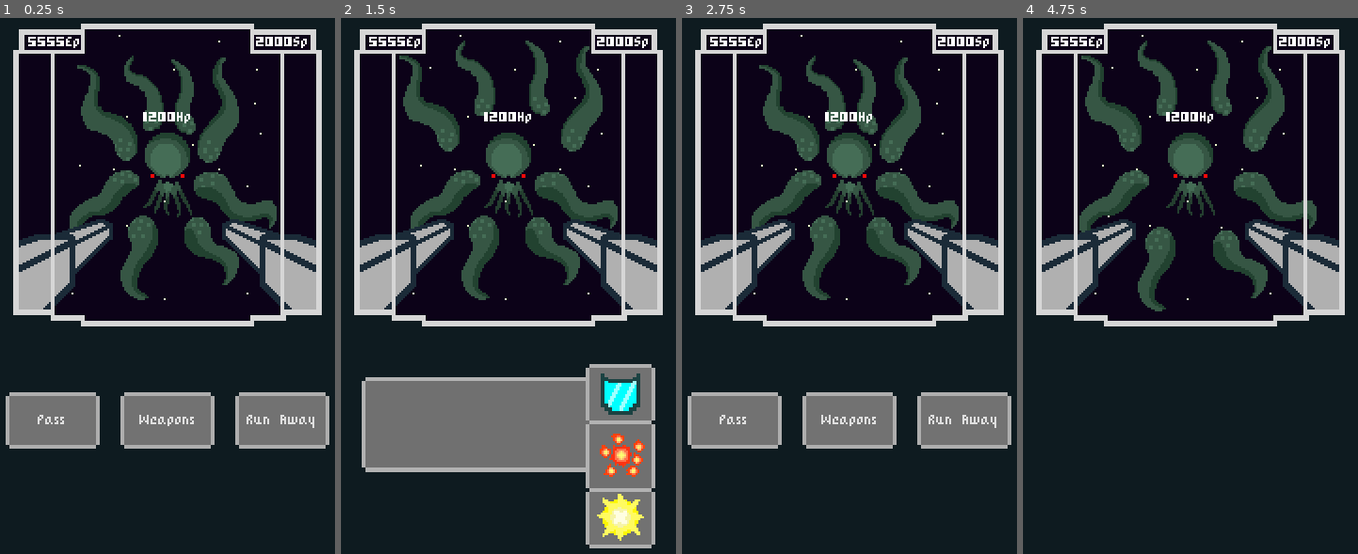
Above: before the commit, frames 1-4 (left to right).
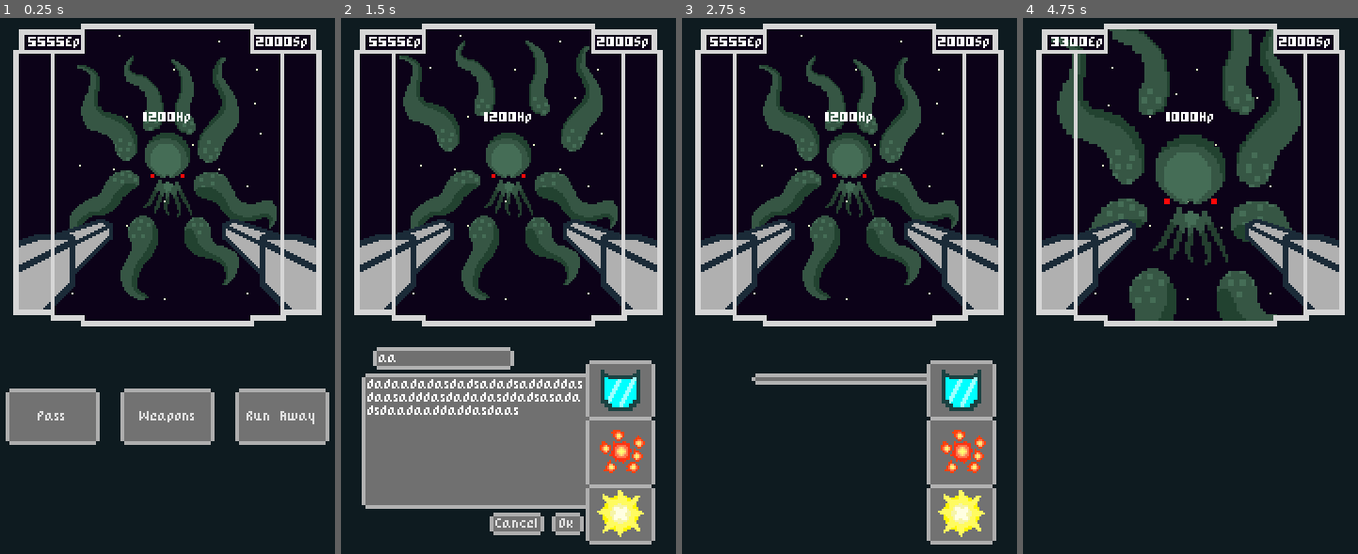
Above: after the commit, the same moments.

Repository: Razzf/SpaceRpg
Game: Godot game, scene res://Scenes/Battle.tscn
Same seed, same stepped clock (60 frames per second), same inputs: the game is played once before the commit and once after it. The project has no main scene, so this scene is started directly.
Inputs (mouse positions are in pixels of both pictures, inside the frame that each line leads up to):
- Up to frame 1 (0.25 s): no input
- Up to frame 2 (1.5 s): click "Weapons" at 0.5 s; click (518, 527) at 1.25 s, where only the run before the commit has a clickable "Cancel"
- Up to frame 3 (2.75 s): click (909, 521) at 2 s, where only the run after the commit has a clickable "Ok"
- Up to frame 4 (4.75 s): click (1304, 420) at 2.75 s, where only the run before the commit has a clickable "Run Away"

The runs differ from the first frame. In frame 1, 2.7% of the frame differs, in the area x 1-99%, y 69-81%; in frame 2, 13%; in frame 3, 14%; in frame 4, 14%, in the area x 8-88%, y 2-57%.

Commit message:
minor bugs and animatioins fixed

Diff:
--- a/Scenes/ActionButton.tscn
+++ /dev/null
@@ -1,29 +0,0 @@
-[gd_scene load_steps=8 format=2]
-
-[ext_resource path="res://Resources/Styles/normalbutton.tres" type="StyleBox" id=1]
-[ext_resource path="res://Resources/Styles/pressedbutton.tres" type="StyleBox" id=2]
-[ext_resource path="res://Resources/Styles/HoverButton.tres" type="StyleBox" id=3]
-[ext_resource path="res://Scripts/ActionButton.gd" type="Script" id=4]
-[ext_resource path="res://Resources/Fonts/PixelFont.tres" type="DynamicFont" id=5]
-
-[sub_resource type="StyleBoxEmpty" id=1]
-
-[sub_resource type="StyleBoxFlat" id=2]
-
-[node name="ActionButton" type="Button"]
-anchor_right = 1.0
-anchor_bottom = 1.0
-margin_right = -163.0
-margin_bottom = -308.0
-rect_min_size = Vector2( 17, 12 )
-custom_styles/hover = ExtResource( 3 )
-custom_styles/pressed = ExtResource( 2 )
-custom_styles/focus = SubResource( 1 )
-custom_styles/disabled = SubResource( 2 )
-custom_styles/normal = ExtResource( 1 )
-custom_fonts/font = ExtResource( 5 )
-script = ExtResource( 4 )
-__meta__ = {
-"_edit_use_anchors_": false
-}
-[connection signal="pressed" from="." to="." method="_on_pressed"]
--- a/Scenes/Battle.tscn
+++ b/Scenes/Battle.tscn
@@ -30,3 +30,4 @@
 texture = ExtResource( 6 )
 
 [node name="BattleUI" parent="." instance=ExtResource( 1 )]
+margin_top = 198.0
--- a/Scenes/OkBtn.tscn
+++ /dev/null
@@ -1,8 +0,0 @@
-[gd_scene load_steps=3 format=2]
-
-[ext_resource path="res://Scenes/ActionButton.tscn" type="PackedScene" id=1]
-[ext_resource path="res://Scripts/OkBtn.gd" type="Script" id=2]
-
-[node name="OkBtn" instance=ExtResource( 1 )]
-text = "Ok"
-script = ExtResource( 2 )
--- a/Scenes/ShowWeaponsBtn.tscn
+++ /dev/null
@@ -1,7 +0,0 @@
-[gd_scene load_steps=3 format=2]
-
-[ext_resource path="res://Scenes/ActionButton.tscn" type="PackedScene" id=1]
-[ext_resource path="res://Scripts/ShowWeaponsBtn.gd" type="Script" id=2]
-
-[node name="ShowWeaponsBtn" instance=ExtResource( 1 )]
-script = ExtResource( 2 )
--- a/Scenes/WeaponSelector.tscn
+++ b/Scenes/WeaponSelector.tscn
@@ -1,11 +1,10 @@
-[gd_scene load_steps=17 format=2]
+[gd_scene load_steps=18 format=2]
 
 [ext_resource path="res://Resources/Styles/HoverButton.tres" type="StyleBox" id=1]
 [ext_resource path="res://Resources/Styles/pressedbutton.tres" type="StyleBox" id=2]
 [ext_resource path="res://Resources/Styles/panel.tres" type="StyleBox" id=3]
 [ext_resource path="res://Resources/Styles/normalbutton.tres" type="StyleBox" id=4]
 [ext_resource path="res://Scripts/WeaponSelector.gd" type="Script" id=5]
-[ext_resource path="res://Scenes/OkBtn.tscn" type="PackedScene" id=6]
 [ext_resource path="res://Resources/Fonts/PixelFont.tres" type="DynamicFont" id=7]
 [ext_resource path="res://Scripts/WeaponController.gd" type="Script" id=8]
 
@@ -13,8 +12,11 @@
 
 [sub_resource type="StyleBoxFlat" id=2]
 
-[sub_resource type="Animation" id=3]
-resource_name = "PanelAppear"
+[sub_resource type="StyleBoxEmpty" id=3]
+
+[sub_resource type="StyleBoxFlat" id=4]
+
+[sub_resource type="Animation" id=5]
 length = 0.8
 tracks/0/type = "value"
 tracks/0/path = NodePath(".:rect_size")
@@ -29,8 +31,7 @@
 "values": [ Vector2( 2, 7 ), Vector2( 77, 7 ), Vector2( 135, 7 ), Vector2( 135, 40 ), Vector2( 135, 72 ) ]
 }
 
-[sub_resource type="Animation" id=4]
-resource_name = "PanelDisappear"
+[sub_resource type="Animation" id=6]
 tracks/0/type = "value"
 tracks/0/path = NodePath(".:rect_size")
 tracks/0/interp = 1
@@ -44,13 +45,13 @@
 "values": [ Vector2( 135, 86 ), Vector2( 135, 47 ), Vector2( 135, 25 ), Vector2( 135, 6 ), Vector2( 73, 6 ), Vector2( 2, 6 ) ]
 }
 
-[sub_resource type="StyleBoxEmpty" id=5]
-
-[sub_resource type="StyleBoxFlat" id=6]
-
 [sub_resource type="StyleBoxEmpty" id=7]
 
 [sub_resource type="StyleBoxFlat" id=8]
+
+[sub_resource type="StyleBoxEmpty" id=9]
+
+[sub_resource type="StyleBoxFlat" id=10]
 
 [node name="WeaponSelector" type="Container"]
 margin_right = 180.0
@@ -61,6 +62,7 @@
 }
 
 [node name="BtnsContainer" type="HBoxContainer" parent="."]
+visible = false
 margin_left = 80.0
 margin_top = 92.0
 margin_right = 128.0
@@ -82,18 +84,28 @@
 "_edit_use_anchors_": false
 }
 
-[node name="OkBtn" parent="BtnsContainer" instance=ExtResource( 6 )]
-anchor_right = 0.0
-anchor_bottom = 0.0
+[node name="OkBtn" type="Button" parent="BtnsContainer"]
 margin_left = 33.0
 margin_right = 50.0
 margin_bottom = 12.0
+rect_min_size = Vector2( 17, 12 )
+custom_styles/hover = ExtResource( 1 )
+custom_styles/pressed = ExtResource( 2 )
+custom_styles/focus = SubResource( 3 )
+custom_styles/disabled = SubResource( 4 )
+custom_styles/normal = ExtResource( 4 )
+custom_fonts/font = ExtResource( 7 )
+text = "Ok"
+__meta__ = {
+"_edit_use_anchors_": false
+}
 
 [node name="DescriptionPanel" type="Panel" parent="."]
+visible = false
 margin_left = 147.0
 margin_top = 18.0
-margin_right = 282.0
-margin_bottom = 90.0
+margin_right = 149.0
+margin_bottom = 25.0
 rect_scale = Vector2( -1, 1 )
 custom_styles/panel = ExtResource( 3 )
 __meta__ = {
@@ -101,10 +113,11 @@
 }
 
 [node name="PanelAnimation" type="AnimationPlayer" parent="DescriptionPanel"]
-anims/PanelAppear = SubResource( 3 )
-anims/PanelDisappear = SubResource( 4 )
+anims/PanelAppear = SubResource( 5 )
+anims/PanelDisappear = SubResource( 6 )
 
 [node name="WeaponNamePanel" type="Panel" parent="DescriptionPanel"]
+visible = false
 margin_left = 54.0
 margin_top = -14.0
 margin_right = 129.0
@@ -127,6 +140,7 @@
 }
 
 [node name="WeaponDescription" type="RichTextLabel" parent="DescriptionPanel"]
+visible = false
 margin_left = 132.0
 margin_top = 3.0
 margin_right = 247.0
@@ -139,6 +153,7 @@
 }
 
 [node name="WeaponController" type="CenterContainer" parent="."]
+visible = false
 margin_left = 131.0
 margin_top = 11.0
 margin_right = 168.0
@@ -162,8 +177,8 @@
 rect_min_size = Vector2( 0, 25 )
 custom_styles/hover = ExtResource( 1 )
 custom_styles/pressed = ExtResource( 2 )
-custom_styles/focus = SubResource( 5 )
-custom_styles/disabled = SubResource( 6 )
+custom_styles/focus = SubResource( 7 )
+custom_styles/disabled = SubResource( 8 )
 custom_styles/normal = ExtResource( 4 )
 
 [node name="DownButton" type="Button" parent="WeaponController/UpDownBtns"]
@@ -173,8 +188,8 @@
 rect_min_size = Vector2( 25, 25 )
 custom_styles/hover = ExtResource( 1 )
 custom_styles/pressed = ExtResource( 2 )
-custom_styles/focus = SubResource( 7 )
-custom_styles/disabled = SubResource( 8 )
+custom_styles/focus = SubResource( 9 )
+custom_styles/disabled = SubResource( 10 )
 custom_styles/normal = ExtResource( 4 )
 
 [node name="WeaponIcon" type="Panel" parent="WeaponController"]
--- a/Scripts/ActionButton.gd
+++ /dev/null
@@ -1,7 +0,0 @@
-extends Node
-
-
-const battle_units = preload("res://Resources/ScriptableClasses/BattleUnits.tres")
-
-func _on_pressed():
-	pass
--- a/Scripts/BattleScene.gd
+++ b/Scripts/BattleScene.gd
@@ -4,23 +4,27 @@
 
 func _ready():
 	battle_units.Enemy.animation.play("Idle")
+	var battleUI = battle_units.BattleUI
+	battleUI.actionBtns.show()
 	Start_Ship_Turn()
 
 func Start_Ship_Turn():
-	var battleUI = battle_units.BattleUI
-	battleUI.actionBtns.show()
 	var ship = battle_units.SpaceShip
 	if ship != null:
-		yield(ship, "Energy_Changed")
-		Start_Enemy_Turn()
-	yield(battleUI, "turn_passed")
+		yield(ship, "weapon_used")
 	Start_Enemy_Turn()
 
 func Start_Enemy_Turn():
+	print("enemy_turn_start")
 	var enemy = battle_units.Enemy
-	yield(enemy.animation, "animation_finished")
 	if enemy != null:
+		yield(enemy.animation, "animation_finished")
 		enemy.attack()
 		yield(enemy, "enemy_atacked")
 		enemy.animation.play("Idle")
+		var battleUI = battle_units.BattleUI
+		battleUI.actionBtns.show()
 	Start_Ship_Turn()
+
+func _on_BattleUI_turn_passed():
+	Start_Enemy_Turn()
--- a/Scripts/BattleUI.gd
+++ b/Scripts/BattleUI.gd
@@ -18,10 +18,11 @@
 
 func _on_RunAwayBtn_pressed():
 	actionBtns.hide()
-	pass # Replace with function body.
+	pass
 
 func _ready():
 	battle_units.BattleUI = self
+	self.connect("turn_passed", get_parent(), "_on_BattleUI_turn_passed")
 
 func _exit_tree():
 	battle_units.BattleUI = null
--- a/Scripts/Enemy.gd
+++ b/Scripts/Enemy.gd
@@ -33,8 +33,6 @@
 		emit_signal("dead")
 	else:
 		animation.play("Shake")
-		yield(animation,"animation_finished")
-		animation.play("Idle")
 
 func sethp(value):
 	hp = value
--- a/Scripts/InfPAnel.gd
+++ /dev/null
@@ -1,87 +0,0 @@
-extends Panel
-onready var animation = $AnimationPlayer
-onready var TittleLabel = $TittlePanel/Tittle
-onready var TittlePanel = $TittlePanel
-onready var OkBtn = $OkBtn
-onready var CancelBtn = $CancelBtn
-onready var InfText = $InfText
-onready var ActionBtns = $ActiobButtons
-onready var weaponController = $WeaponController
-var _animation = Animation.new()
-var PanelAbleToAppear = true
-
-
-const battle_units = preload("res://Resources/ScriptableClasses/BattleUnits.tres")
-#onready var weapon = battle_units.SpaceShip.find_node("Weapon", true, false)
-
-func _ready():
-	weaponController.hide()
-	TittleLabel.hide()
-	TittlePanel.hide()
-	OkBtn.hide()
-	CancelBtn.hide()
-	InfText.hide()
-	pass
-
-func _on_OkBtn_pressed():
-	TittleLabel.hide()
-	TittlePanel.hide()
-	OkBtn.hide()
-	CancelBtn.hide()
-	InfText.hide()
-	animation.play("PanelDisappear")
-	yield(animation,"animation_finished")
-	weaponController.hide()
-	PanelAbleToAppear = true
-	var enemy = battle_units.Enemy
-	var ship = battle_units.SpaceShip
-	var weapon = ship.equipped_weapon
-	if enemy != null and ship != null:
-		enemy.take_damage(weapon.power)
-		ship.energy -= weapon.energy_cost
-		ship.ap -= 1
-		print("attacking")
-
-
-func _on_CancelBtn_pressed():
-	weaponController.hide()
-	TittleLabel.hide()
-	TittlePanel.hide()
-	OkBtn.hide()
-	CancelBtn.hide()
-	InfText.hide()
-	animation.play("PanelDisappear")
-	yield(animation,"animation_finished")
-	PanelAbleToAppear = true
-
-
-func _on_Enemy_end_turn():
-	weaponController.hide()
-	TittleLabel.hide()
-	TittlePanel.hide()
-	OkBtn.hide()
-	CancelBtn.hide()
-	InfText.hide()
-	ActionBtns.show()
-
-
-func _on_WeaponController_weapon_Changed():
-	var weapon = battle_units.SpaceShip.find_node("Weapon", true, false)
-	TittleLabel.text = weapon._name
-
-
-func _on_ShoWeaponsBtn_pressed():
-
-	if PanelAbleToAppear:
-		ActionBtns.hide()
-		weaponController.show()
-		animation.play("PanelAppear")
-		yield(animation,"animation_finished")
-		TittlePanel.show()
-		TittleLabel.show()
-		InfText.show()
-		var weapon = battle_units.SpaceShip.equipped_weapon
-		TittleLabel.text = weapon._name
-		OkBtn.show()
-		CancelBtn.show()
-		PanelAbleToAppear = false
--- a/Scripts/OkBtn.gd
+++ /dev/null
@@ -1,12 +0,0 @@
-extends "res://Scripts/ActionButton.gd"
-
-signal weapon_used
-
-func _on_pressed():
-	var enemy = battle_units.Enemy
-	var ship = battle_units.SpaceShip
-	if enemy != null and ship != null:
-		var weapon = ship.equipped_weapon
-		enemy.take_damage(weapon.power)
-		ship.energy -= weapon.energy_cost
-		emit_signal("weapon_used")
--- a/Scripts/ShowWeaponsBtn.gd
+++ /dev/null
@@ -1,16 +0,0 @@
-extends "res://Scripts/ActionButton.gd"
-
-
-# Declare member variables here. Examples:
-# var a = 2
-# var b = "text"
-
-
-# Called when the node enters the scene tree for the first time.
-func _ready():
-	pass # Replace with function body.
-
-
-# Called every frame. 'delta' is the elapsed time since the previous frame.
-#func _process(delta):
-#	pass
--- a/Scripts/SpaceShip.gd
+++ b/Scripts/SpaceShip.gd
@@ -18,6 +18,7 @@
 
 signal Shield_Changed(value)
 signal Energy_Changed(value)
+signal weapon_used
 
 func setShield(value):
 	shield = clamp(value, 0, max_shield)
@@ -39,6 +40,12 @@
 		equipped_weapon = Weapons[w_index]
 		add_child(equipped_weapon)
 
+func attack_enemy(_enemy):
+	if _enemy != null:
+		_enemy.take_damage(equipped_weapon.power)
+		self.energy -= equipped_weapon.energy_cost
+		emit_signal("weapon_used")
+
 func _ready():
 	update_equipped_weapon(0)
 	battle_units.SpaceShip = self
--- a/Scripts/WeaponSelector.gd
+++ b/Scripts/WeaponSelector.gd
@@ -9,18 +9,21 @@
 onready var weaponNameLabel = $DescriptionPanel/WeaponNamePanel/WeaponNameLabel
 onready var weaponDescription = $DescriptionPanel/WeaponDescription
 onready var btns = $BtnsContainer
-onready var okBtn = $BtnsContainer/OkBtn
+
+signal weapon_selected
 
 func _ready():
 	if battle_units.BattleUI != null:
 		battle_units.BattleUI.actionBtns.hide()
 		weaponController.show()
+		panelAnimations.play("PanelAppear")
 		descriptionPanel.show()
-		panelAnimations.play("PanelAppear")
 		yield(panelAnimations,"animation_finished")
 		btns.show()
+		weaponNameLabel.show()
 		weaponNamePanel.show()
 		weaponDescription.show()
+		btns.show()
 
 func _on_OkBtn_pressed():
 	btns.hide()
@@ -28,8 +31,8 @@
 	weaponDescription.hide()
 	panelAnimations.play("PanelDisappear")
 	yield(panelAnimations,"animation_finished")
-	weaponController.hide()
-	descriptionPanel.hide()
+	battle_units.SpaceShip.attack_enemy(battle_units.Enemy)
+	emit_signal("weapon_selected")
 	queue_free()
 
 func _on_CancelBtn_pressed():
@@ -38,23 +41,7 @@
 	weaponDescription.hide()
 	panelAnimations.play("PanelDisappear")
 	yield(panelAnimations,"animation_finished")
-	weaponController.hide()
-	descriptionPanel.hide()
 	queue_free()
-
-
-func _on_Enemy_enemy_atacked():
-	weaponController.show()
-	descriptionPanel.show()
-	panelAnimations.play("PanelAppear")
-	yield(panelAnimations,"animation_finished")
-	btns.show()
-	weaponNamePanel.show()
-	weaponDescription.show()
 
 func _on_WeaponController_weapon_Changed():
 	weaponNameLabel.text = battle_units.SpaceShip.equipped_weapon._name
-
-func _exit_tree():
-	if battle_units.BattleUI != null:
-		battle_units.BattleUI.actionBtns.show()
